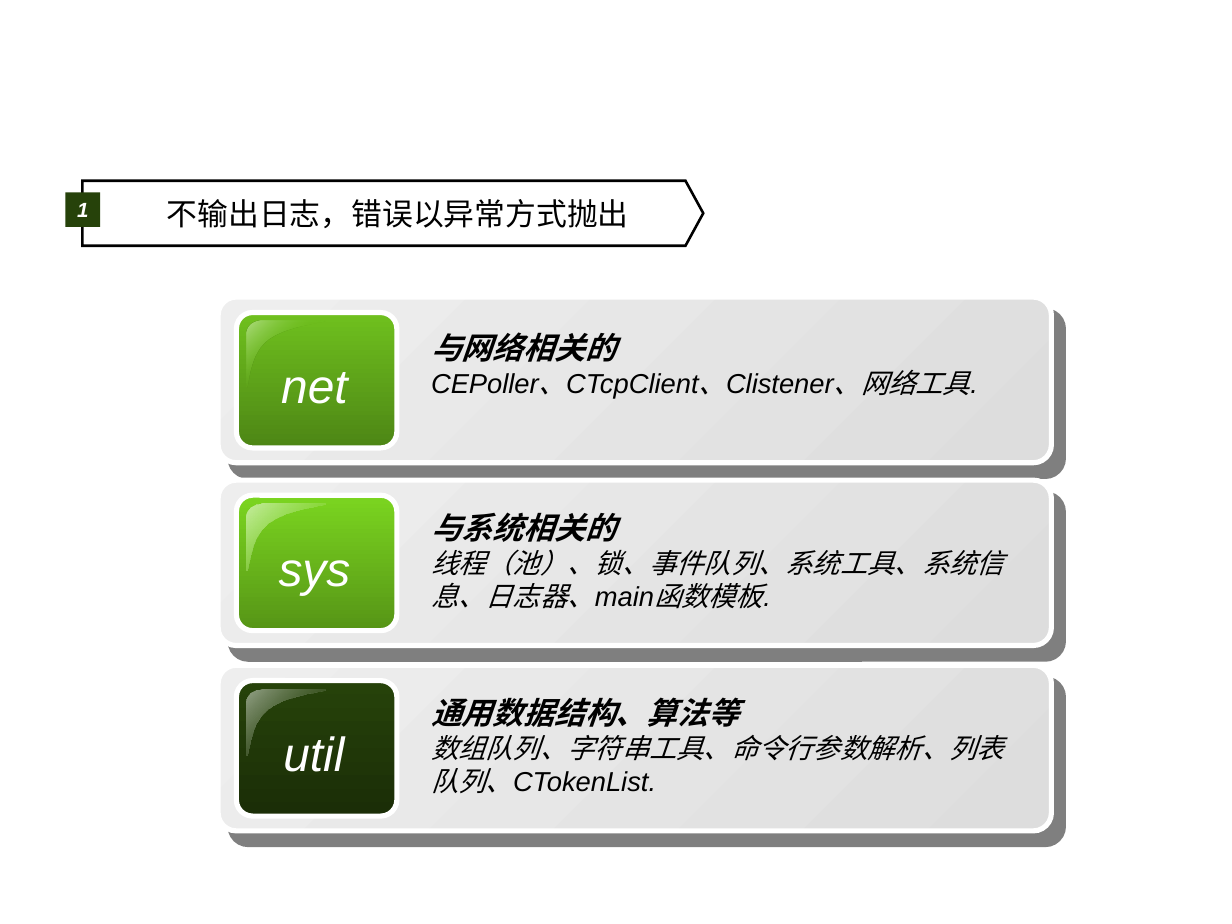
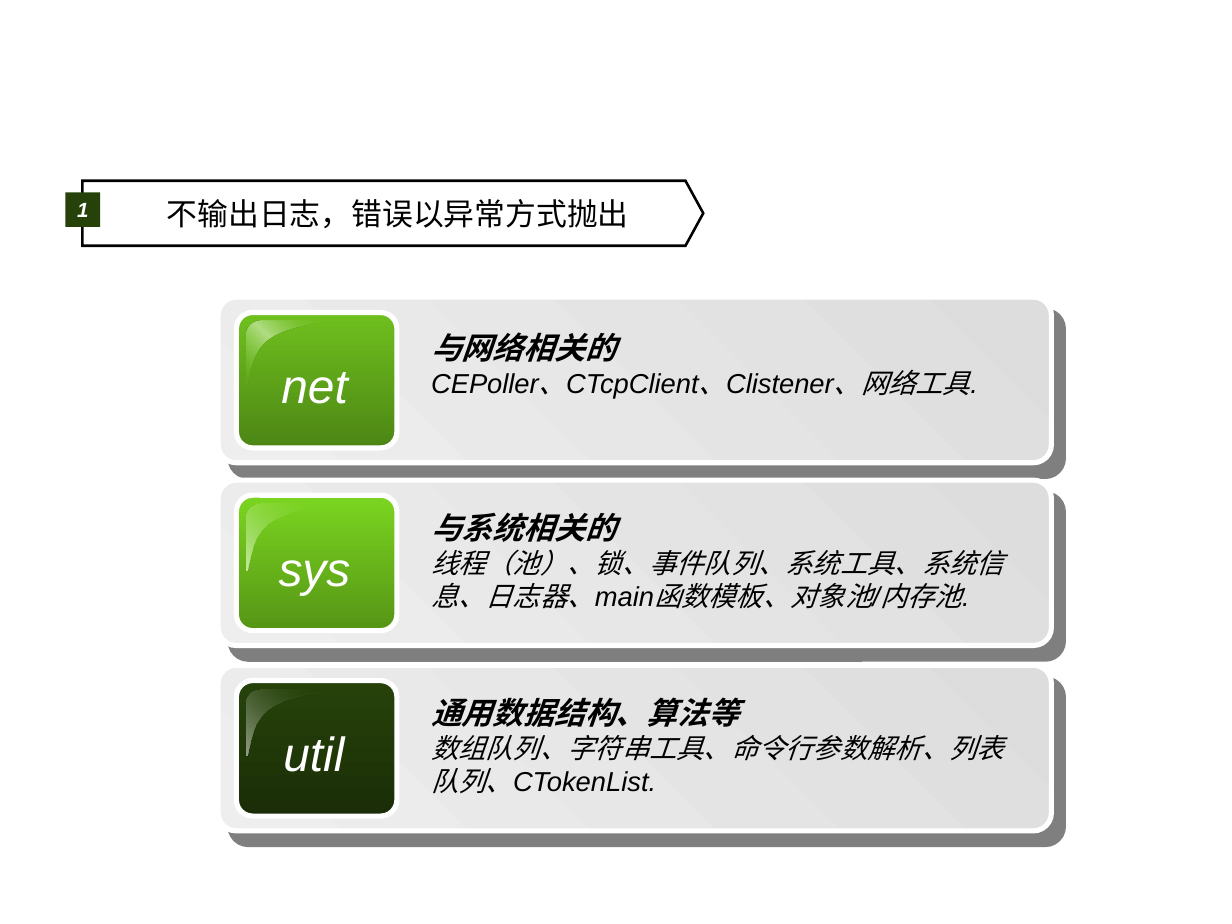
Before and after one commit to shtzr840329/mooon, a slide deck: slide 8 of distributed_platform/docs/mooon.ppt (slide 7 before the commit). Drawn at 1232x924 pixels with LibreOffice and Linux fonts; fonts in the diff are those of the drawing; background and template pictures are left out. Boxes give left, top, right and bottom in pixels: in the first picture for what was removed or moved away, otherwise in the second. Text is boxed around its words. In the diff, an @@ line names an element or a change of style, - is before the commit and + after.

```diff
--- a/distributed_platform/docs/mooon.ppt
+++ b/distributed_platform/docs/mooon.ppt
@@ freeform shape at (x1=246, y1=322, x2=326, y2=389): fill gradient #B1DD84 to #6FC01E to gradient #6FC01E to #B1DD84 @@
@@ freeform shape at (x1=246, y1=504, x2=326, y2=572): fill gradient #C7EDA1 to #7BD520 to gradient #7BD520 to #C7EDA1 @@
@@ text at (x1=431, y1=549, x2=1004, y2=609): text changed @@
-线程（池）、锁、事件队列、系统工具、系统信息、日志器、main函数模板.
+线程（池）、锁、事件队列、系统工具、系统信息、日志器、main函数模板、对象池/内存池.
@@ fill gradient #EEEEEE to #DDDDDD to gradient #DDDDDD to #EEEEEE in 3 elements at (x1=218, y1=297, x2=1051, y2=462), (x1=218, y1=480, x2=1051, y2=646), (x1=218, y1=665, x2=1051, y2=830) @@
@@ freeform shape at (x1=246, y1=690, x2=326, y2=758): fill gradient #95A388 to #26420A to gradient #26420A to #95A388 @@
```
Also in this commit, not shown: 8 other slides changed, 10 slides added, 2 slides removed, 1 other file.
